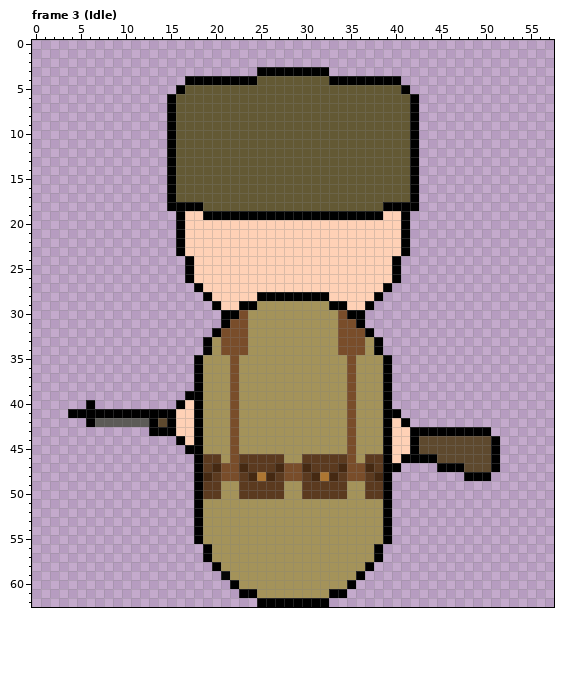
Pixel-art file -- Assets/Sprites/Units/Sera_Infantry.ase. Above: the version before the commit.
58x63 pixels, 28 frames. Colours within 5 levels of each other are drawn and written as one. Shown: frame 3 (Idle). The commit also changed other frames, which this record leaves out.
Now the later version:
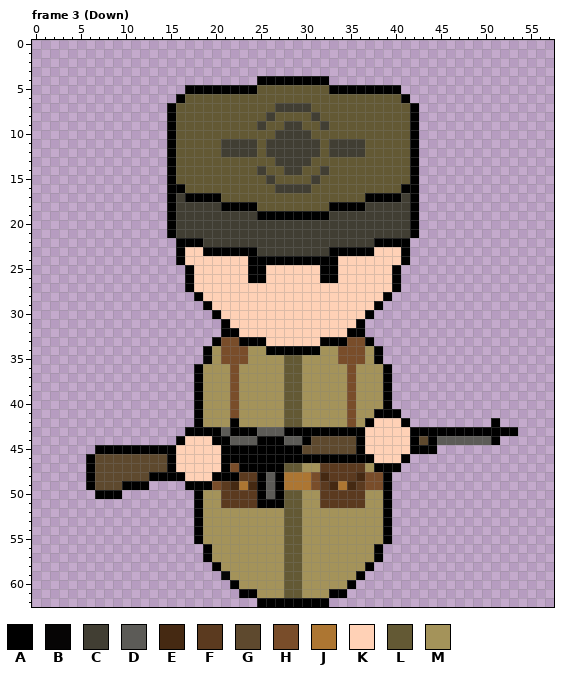
Palette (. is transparent): A #000000  B #060505  C #413e33  D #5c5b57  E #452912  F #5b3a1f  G #5e492e  H #794d2a  J #ad7632  K #ffd1b6  L #635934  M #a4935a
Changes in this commit:
Changed rows in their new state; - is an unchanged pixel.
Frame 3 (Down):
first column x 4:
 3 ---------------------........---------------------
 4 -------------........AAAAAAAA........-------------
 5 ------------.AAAAAAAA--------AAAAAAAA.------------
 6 -----------.A------------------------A.-----------
 7 -----------------------CCCC-----------------------
 8 ----------------------C----C----------------------
 9 ---------------------C--CC--C---------------------
10 -----------------------CCCC-----------------------
11 -----------------CCCC-CCCCCC-CCCC-----------------
12 -----------------CCCC-CCCCCC-CCCC-----------------
13 -----------------------CCCC-----------------------
14 ---------------------C--CC--C---------------------
15 ----------------------C----C----------------------
16 ------------A----------CCCC----------A------------
17 ------------CAAAA----------------AAAAC------------
18 ------------CCCCCAAAA--------AAAACCCCC------------
19 -----------ACCCCCCCCC--------CCCCCCCCCA-----------
20 -----------ACCCCCCCCCCCCCCCCCCCCCCCCCCA-----------
21 -----------ACCCCCCCCCCCCCCCCCCCCCCCCCCA-----------
22 -------------AACCCCCCCCCCCCCCCCCCCAAA-------------
23 ---------------AAAAAACCCCCCCCAAAAA----------------
24 ------------AK------AAAAAAAAAA------KA------------
25 --------------------AA------AA--------------------
26 --------------------AA------AA--------------------
27 -------------AK--------------------KA-------------
28 --------------AK-----KKKKKKKK-----KA--------------
29 ---------------AK--KKKKKKKKKKKK--KA---------------
30 ----------------AKKKKKKKKKKKKKKKKA----------------
31 ------------------KKKKKKKKKKKKKK------------------
32 ----------------.AAKKKKKKKKKKKKAA.----------------
33 ---------------.A--AAAKKKKKKAAA--A.---------------
34 ---------------A------AAAAAA----------------------
35 --------------.B-H-H----LL----H-H-A.--------------
36 ------------------------LL------------------------
37 ------------------------LL------------------------
38 ------------------------LL------------------------
39 -------------.----------LL------------------------
40 --.---------..----------LL------------------------
41 ..............----------LL--------A---------------
42 --............----A-----LL-------AKK-----------A--
43 ---------....A-AADAAADDDAAAAAAAAAKKK-----------AAA
44 --------------KKAADDDAAADDAGGGGGAKKK----ADDDDDD---
45 ---AAAAAAAAAKKKKKAAAAAAAAAGGGGGGAKKK---AA.......--
46 --AGGGGGGGGAKKKKKAAAAAAAAAAAAAAAAAKK--..........--
47 --AGGGGGGGGAKKKKKA-AAAAALLMM--FFFMA------.......--
48 --AGGGGGGAAAAKKKAAA-FADAJJJHEF-FEHH---------...---
49 --AGGGAAA----A-AHFEJEADAJJJH-EJEFHH---------------
50 ---AAA---------MMFF--ADALLMM---FFMM---------------
51 -----------------FFFFAAALL--FFFFF-----------------
52 ------------------------LL------------------------
53 ------------------------LL------------------------
54 ------------------------LL------------------------
55 ------------------------LL------------------------
56 ------------------------LL------------------------
57 ------------------------LL------------------------
58 ------------------------LL------------------------
59 ------------------------LL------------------------
60 ------------------------LL------------------------
61 ------------------------LL------------------------
